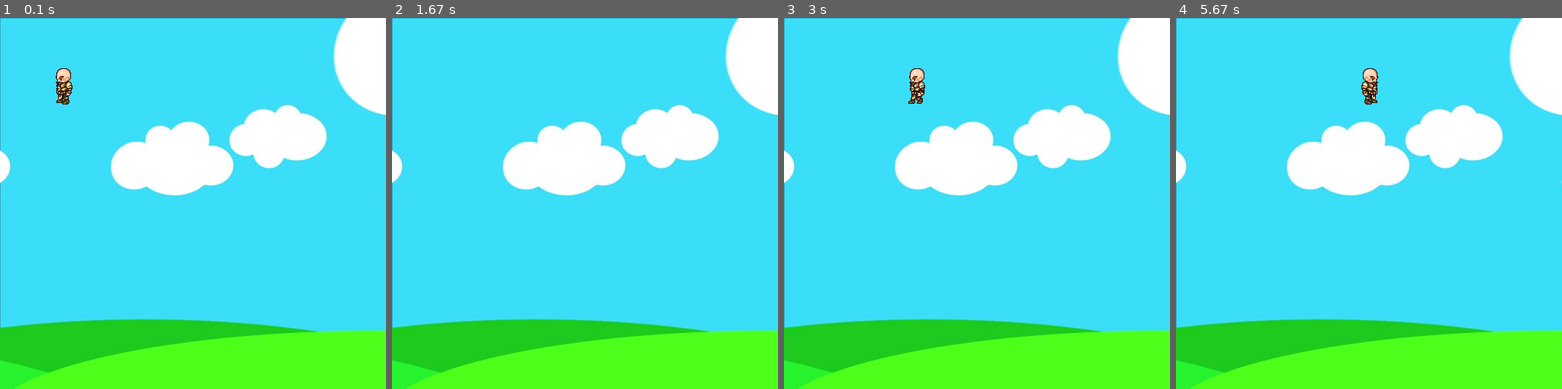
Above: before the commit, frames 1-4 (left to right).
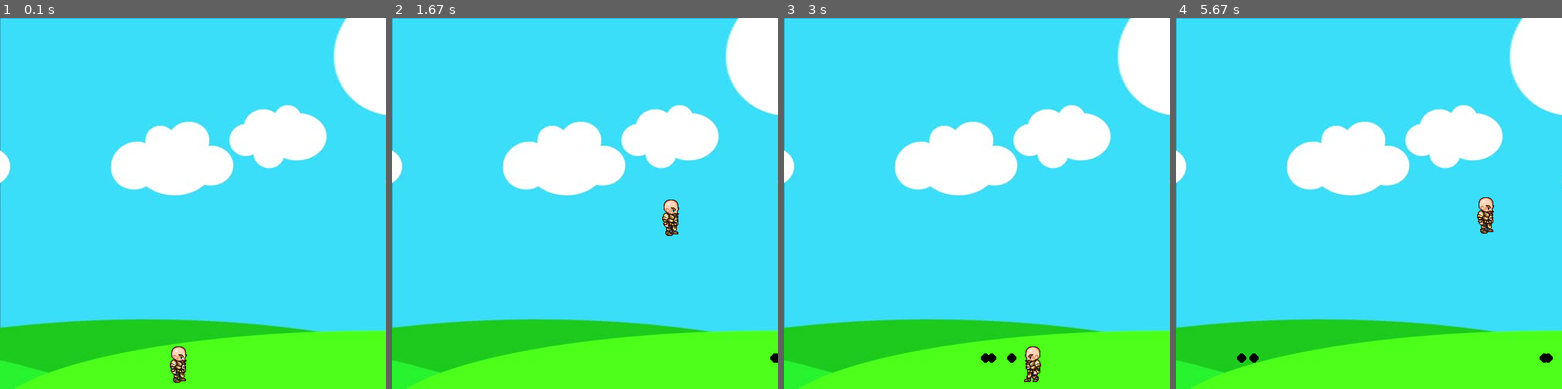
Above: after the commit, the same moments.

Repository: massgiu/PyGameApplication
Game: pygame game, started from src/Main.py
The game is run twice, just before and just after one commit, with the same random seed, the same clock (stepped at 60 frames per second) and the same inputs.
Inputs:
- Up to frame 1 (0.1 s): no input
- Up to frame 2 (1.67 s): hold Space 0.33-0.8 s; hold Right 0.33-0.8 s; hold Right 0.83-1.3 s; tap Space at 0.9, 1.2, 1.4 s; hold Up 1.33-1.63 s
- Up to frame 3 (3 s): hold Right 1.67-2.13 s; tap Space at 1.73, 2.03, 2.23, 2.53, 2.8 s; hold Left 2.17-2.7 s; hold Left from 2.73 s (still down)
- Up to frame 4 (5.67 s): tap Space at 3.1, 3.23, 3.63, 3.93, 4.3, 4.6, 4.8, 5.1, 5.3, 5.63 s; release Left at 3.13 s; hold Up 3.17-3.53 s; hold Right 3.57-4.2 s; hold Left 4.23-4.7 s; hold Right 4.73-5.2 s; hold Up 5.23-5.53 s; hold Right from 5.57 s (still down)

The runs differ from the first frame. In frame 1, 0.7% of the frame differs, in the area x 14-49%, y 13-99%; in frame 2, 0.4%; in frame 3, 0.8%; in frame 4, 0.8%, in the area x 15-98%, y 13-93%.

Commit message:
Created Projectile.py class; fixed character dimensions; deleted in Main.py movement up and down of character; added function to fire bullets with UP key. Refactored code

Diff:
--- a/src/Main.py
+++ b/src/Main.py
@@ -1,6 +1,7 @@
 import pygame
 from src.Utils import Utils
 from src.Player import Player
+from src.Projectile import Projectile
 
 pygame.init()
 
@@ -8,7 +9,8 @@
 pygame.display.set_caption("My Game")
 
 clock = pygame.time.Clock()  # create an object to help track time
-player = Player(Utils.init_pos_x,Utils.init_pos_y,Utils.screen_width,Utils.screen_height);
+player = Player(Utils.init_pos_x,Utils.init_pos_y,Utils.charact_width,Utils.charact_height);
+bullets = []
 
 while player.run:
     clock.tick(Utils.clockTick)  # se diminuisce, va più lento (indica il numero di frame per sec)
@@ -18,23 +20,37 @@
             player.run = False
 
     keys = pygame.key.get_pressed()
+
+    #fires bullets
+    if keys[pygame.K_SPACE]:
+        facing = -1 if player.left else 1
+        if len(bullets) < 5:
+            # create a bullet starting at the middle of the character and put in bullets vector
+            bullets.append(Projectile(round(player.x+player.width/2), round(player.y+player.height/2), 6, (0, 0, 0), facing))
+    # move bullets
+    for bullet in bullets:
+        if bullet.x < Utils.screen_width and bullet.x > 0:
+            bullet.x += bullet.vel
+        else:  # remove bullets out of screen
+            bullets.pop(bullets.index(bullet))
     #Left
-    if keys[pygame.K_LEFT] and player.init_x > Utils.vel - Utils.charact_width/2:
+    if keys[pygame.K_LEFT]:
         player.goLeft()
     #Right
-    elif keys[pygame.K_RIGHT] and player.init_x < Utils.screen_width - Utils.charact_width:
+    elif keys[pygame.K_RIGHT]:
         player.goRight()
     else:
         player.isStopped()
     #Not jumping: Up and Down and jump
     if not (player.isJump):
-        if keys[pygame.K_UP] and player.init_y > Utils.vel- Utils.charact_height/2:
-            player.init_y -= Utils.vel
-        if keys[pygame.K_DOWN] and player.init_y < Utils.screen_height - Utils.charact_height:
-            player.init_y += Utils.vel
-        if keys[pygame.K_SPACE]:
+        # if keys[pygame.K_UP] and player.y > Utils.vel- Utils.charact_height/2:
+        #     player.y -= Utils.vel
+        # if keys[pygame.K_DOWN] and player.y < Utils.screen_height - Utils.charact_height:
+        #     player.y += Utils.vel
+        if keys[pygame.K_UP]:
             player.stopJump()
+    #Player jumping
     else:
         player.jump()
-    player.reDrawGameWin(win)
+    player.reDrawGameWin(win,bullets)
 pygame.quit()
--- a/src/Player.py
+++ b/src/Player.py
@@ -7,8 +7,8 @@
     def __init__(self, init_x, init_y, width, height):
         # instance attribute
         self.utils = Utils()
-        self.init_x = init_x
-        self.init_y = init_y
+        self.x = init_x
+        self.y = init_y
         self.width = width
         self.height = height
         self.isJump = False
@@ -19,7 +19,7 @@
         self.walkCount = 0
         self.jumpCount = Utils.initCount
 
-    def reDrawGameWin(self, win):
+    def reDrawGameWin(self, win, bullets):
         win.blit(self.utils.bg_image, (0, 0))  # This will draw our background image at (0,0)
         if self.walkCount + 1 >= Utils.clockTick:
             self.walkCount = 0
@@ -27,32 +27,36 @@
         if  (self.isWalking):
             if self.left:  # facing left
                 win.blit(self.utils.walkLeft[self.walkCount // int(Utils.clockTick / len(Utils.img_list))],
-                         (self.init_x, self.init_y))  # We integer divide walkCount by a k(Utils.clockTick / len(Utils.img_list)) to ensure each
+                         (self.x, self.y))  # We integer divide walkCount by a k(Utils.clockTick / len(Utils.img_list)) to ensure each
                                                     # image is shown k times every animation
             elif self.right:  # facing right
                 win.blit(self.utils.walkRight[self.walkCount // int(Utils.clockTick / len(Utils.img_list))],
-                         (self.init_x, self.init_y))
+                         (self.x, self.y))
             self.walkCount += 1
         #if it's not walking, loads first image
         else:
-            if self.right: #if is turned on right
-                win.blit(self.utils.walkRight[0], (self.init_x, self.init_y))  # If the character is standing still
-            else: #if is turned on left
-                win.blit(self.utils.walkLeft[0], (self.init_x, self.init_y))
+            if self.left: #if is turned on left
+                win.blit(self.utils.walkLeft[0], (self.x, self.y))  # If the character is standing still
+            else: #if is turned on right
+                win.blit(self.utils.walkRight[0], (self.x, self.y))
         # pygame.draw.rect(win, (255, 0, 0), (init_x, init_y, charact_width, charact_height))
+        for bullet in bullets:
+            bullet.draw(win)
         pygame.display.update()
 
     def goLeft(self):
-        self.init_x -= Utils.vel #decrement x
-        self.left = True
-        self.right = False
-        self.isWalking = True
+        if self.x > Utils.vel - Utils.charact_width / 2:
+            self.x -= Utils.vel #decrement x
+            self.left = True
+            self.right = False
+            self.isWalking = True
 
     def goRight(self):
-        self.init_x += Utils.vel #increment x
-        self.left = False
-        self.right = True
-        self.isWalking = True
+        if self.x < Utils.screen_width - Utils.charact_width:
+            self.x += Utils.vel #increment x
+            self.left = False
+            self.right = True
+            self.isWalking = True
 
     def isStopped(self):
         self.walkCount = 0
@@ -71,7 +75,7 @@
         # dopo la y viene incrementata: scende
         else:
             alfa = -1
-        self.init_y -= alfa * (self.jumpCount ** 2) * 0.5
+        self.y -= alfa * (self.jumpCount ** 2) * 0.5
         self.jumpCount -= 1
         if self.jumpCount < -Utils.initCount:
             self.isJump = False
--- /dev/null
+++ b/src/Projectile.py
@@ -0,0 +1,13 @@
+import pygame
+
+class Projectile:
+    def __init__(self, x, y, radius, color, direction):
+        self.x = x
+        self.y = y
+        self.radius = radius
+        self.color = color
+        self.facing = direction #is -1 or 1
+        self.vel = 8 * direction
+
+    def draw(self, win):
+        pygame.draw.circle(win, self.color, (self.x, self.y), self.radius)
--- a/src/Utils.py
+++ b/src/Utils.py
@@ -2,8 +2,8 @@
 
 class Utils:
     #Class attributes (static)
-    init_pos_x = 50
-    init_pos_y = 50
+    init_pos_x = 200
+    init_pos_y = 410
     screen_width = 500
     screen_height = 480
     charact_width = 40
